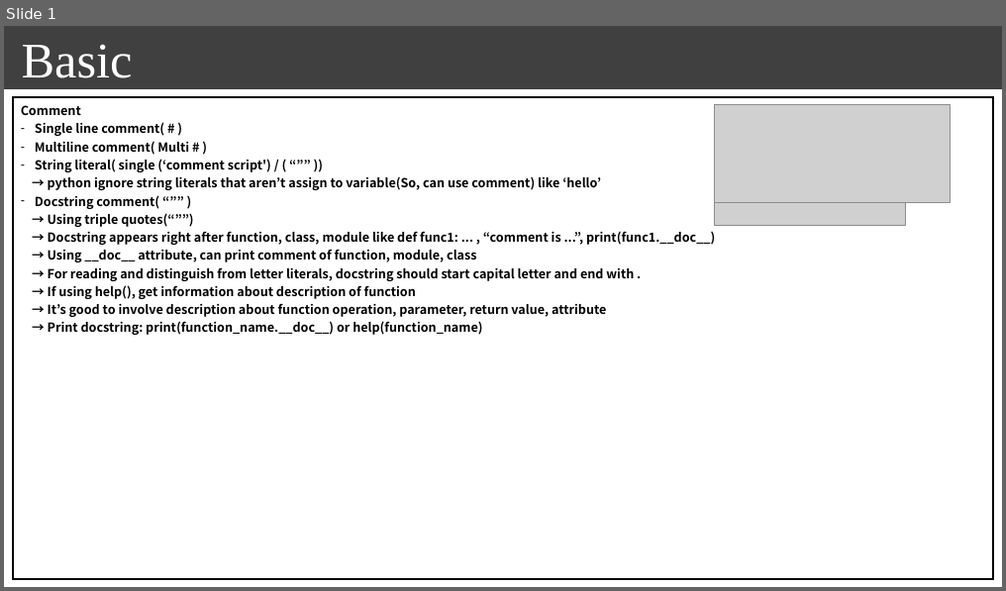
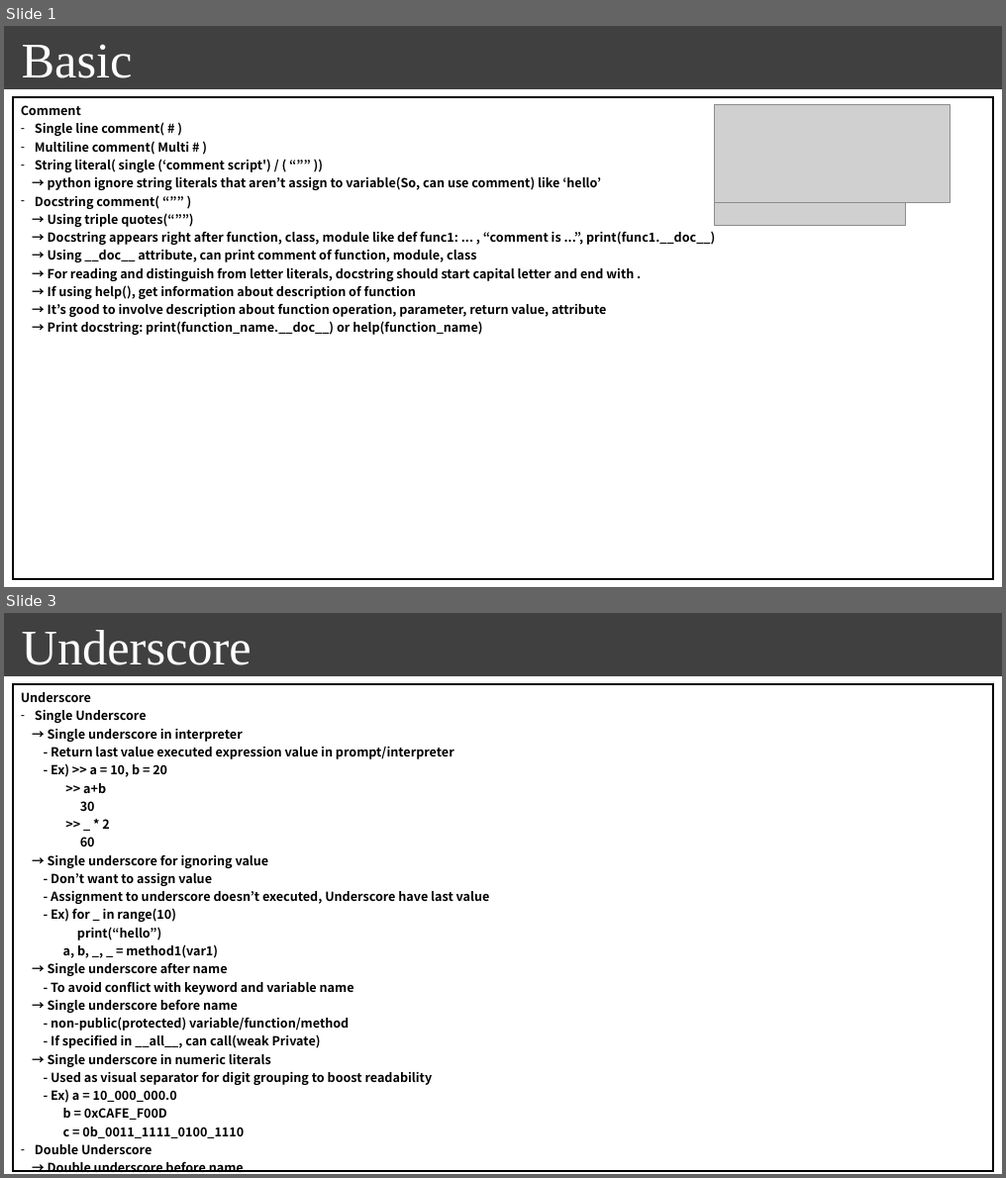
Before and after one commit to seonghokim/Study, a slide deck: Study Material/[ENG] everything in python.pptx. Shown one above the other, each under a label of ours: slide 1 before the commit, slides 1 and 3 after it; the slides between them are not shown. The pictures are 1006x591 and 1006x1178 pixels, drawn with LibreOffice and Linux fonts; fonts in the diff are those of the drawing; grey boxes stand for pictures; background and template pictures are left out. Boxes give left, top, right and bottom in pixels: in the first picture for what was removed or moved away, otherwise in the second. Text is boxed around its words. In the diff, an @@ line names an element or a change of style, - is before the commit and + after.

```diff
--- a/Study Material/[ENG] everything in python.pptx
+++ b/Study Material/[ENG] everything in python.pptx
@@ slide 3 added at [4, 613, 1002, 1174], background #FFFFFF; not listed: 1 template element that a slide beside it also shows @@
@@ text added at [22, 630, 252, 665], 48 pt, text #FFFFFF @@
+Underscore
@@ table added at [13, 685, 994, 1174], 1 rows, 1 columns @@
+Underscore / Single Underscore / → Single underscore in interpreter / - Return last value executed expression value in prompt/interpreter / - Ex) >> a = 10, b = 20 / >> a+b / 30 / >> _ * 2 / 60 / → Single underscore for ignoring value / - Don’t want to assign value / - Assignment to underscore doesn’t executed, Underscore have last value / - Ex) for _ in range(10) / print(“hello”) / a, b, _, _ = method1(var1) / → Single underscore after name / - To avoid conflict with keyword and variable name / → Single underscore before name / - non-public(protected) variable/function/method / - If specified in __all__, can call(weak Private) / → Single underscore in numeric literals / - Used as visual separator for digit grouping to boost readability / - Ex) a = 10_000_000.0 / b = 0xCAFE_F00D / c = 0b_0011_1111_0100_1110 / Double Underscore / → Double underscore before name / - tells interpreter to rewrite name in order to avoid conflict in subclass / - __valName == obj._className__valName / → Double underscore before and after name / - To use as operator overloading / - To differentiate between user-defined function and module’s function
```
Also in this commit, not shown: 1 slide changed, 4 other slides added, 1 other file.
